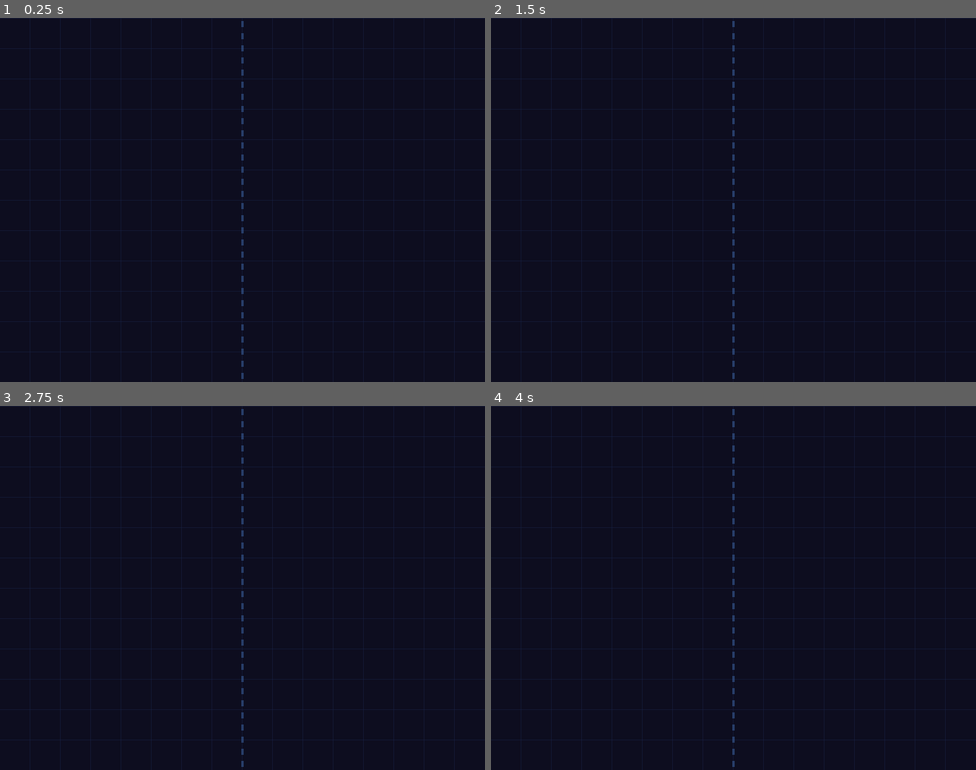
Above: before the commit, frames 1-4 (two rows, left to right).
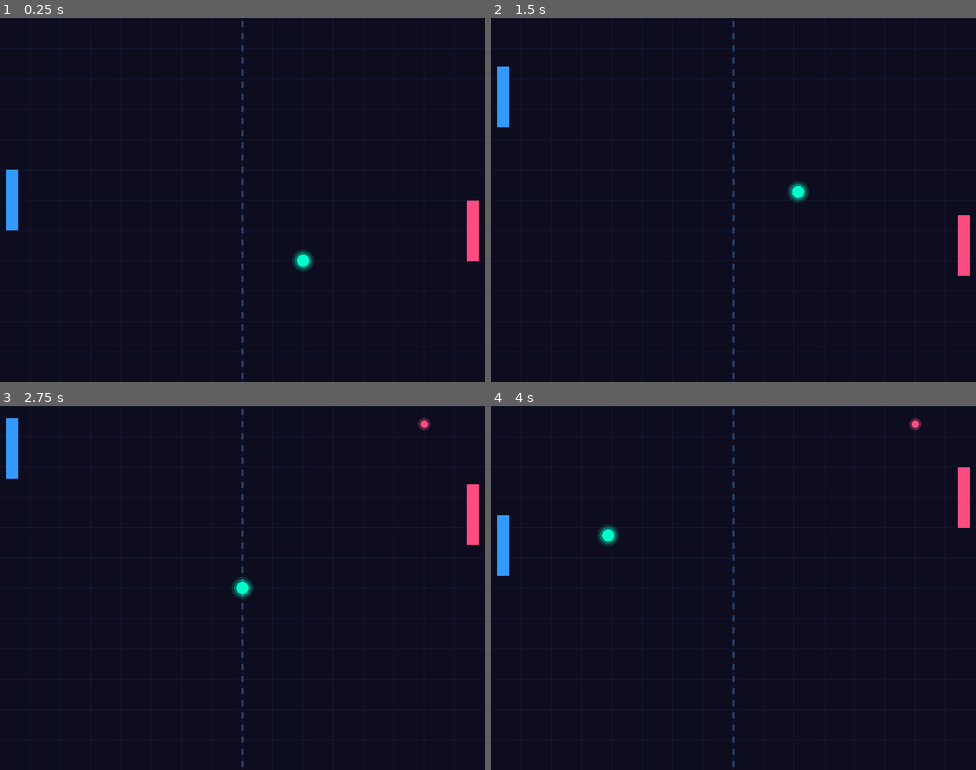
Above: after the commit, the same moments.

Repository: wenzy-tech/godot-pong
Game: Godot game, scene res://Main.tscn
Same seed, same stepped clock (60 frames per second), same inputs: the game is played once before the commit and once after it.
Inputs:
- Up to frame 1 (0.25 s): no input
- Up to frame 2 (1.5 s): tap Enter (ui_accept) at 0.5, 1.35 s; hold W (move_up) 0.53-1.28 s; hold Enter (ui_accept) 0.53-1.28 s; hold S (move_down) from 1.28 s (still down)
- Up to frame 3 (2.75 s): tap Enter (ui_accept) at 1.52, 1.82 s; release S (move_down) at 2.03 s; hold W (move_up) from 2.03 s (still down); hold Enter (ui_accept) from 2.03 s (still down)
- Up to frame 4 (4 s): release Enter (ui_accept) at 2.78 s; tap Enter (ui_accept) at 2.85, 3.02, 3.32 s; release W (move_up) at 3.53 s; hold S (move_down) from 3.53 s (still down); hold Enter (ui_accept) from 3.53 s (still down)

The runs differ from the first frame. In frame 1, 1.0% of the frame differs, in the area x 1-99%, y 41-70%; in frame 2, 1.0%; in frame 3, 1.1%, in the area x 1-99%, y 3-53%; in frame 4, 1.1%.
Error before the commit: Invalid set index 'size' (on base: 'DynamicFontData') with value of type 'int'. (res://Main.gd:78)
Error after the commit: Invalid set index 'size' (on base: 'DynamicFontData') with value of type 'int'. (res://Main.gd:65)

Commit message:
V25: Revert to working V15 code with Godot 4 build system

Diff:
--- a/Main.gd
+++ b/Main.gd
@@ -34,24 +34,13 @@
 var shake_offset_x = 0.0
 var shake_offset_y = 0.0
 
-# Particles
-var hit_particles_pos_x = []
-var hit_particles_pos_y = []
-var hit_particles_vel_x = []
-var hit_particles_vel_y = []
-var hit_particles_life = []
-var hit_particles_color_r = []
-var hit_particles_color_g = []
-var hit_particles_color_b = []
-var MAX_PARTICLES = 50
-
 onready var hit_sound = $hit_sound
 onready var score_sound = $score_sound
 onready var powerup_sound = $powerup_sound
 onready var wall_sound = $wall_sound
 
-onready var winner_label = $WinnerLabel
-onready var restart_label = $RestartLabel
+onready var winner_label = get_node("WinnerLabel")
+onready var restart_label = get_node("RestartLabel")
 
 var _custom_font = null
 
@@ -68,54 +57,19 @@
 const COLOR_POWERUP_BIG = Color(1.0, 1.0, 0.2)
 
 func _ready():
-	if winner_label:
-		winner_label.visible = false
-	if restart_label:
-		restart_label.visible = false
-
-	var fd = DynamicFontData.new()
-	fd.font_path = "res://font.ttf"
-	fd.size = 24
+	winner_label.visible = false
+	restart_label.visible = false
+
+	var font_data = DynamicFontData.new()
+	font_data.font_path = "res://font.ttf"
+	font_data.size = 24
 	_custom_font = DynamicFont.new()
-	_custom_font.font_data = fd
-
-	for i in range(MAX_PARTICLES):
-		hit_particles_pos_x.append(0.0)
-		hit_particles_pos_y.append(0.0)
-		hit_particles_vel_x.append(0.0)
-		hit_particles_vel_y.append(0.0)
-		hit_particles_life.append(0.0)
-		hit_particles_color_r.append(1.0)
-		hit_particles_color_g.append(1.0)
-		hit_particles_color_b.append(1.0)
-
-func spawn_hit_particles(x, y, r, g, b):
-	var slot = -1
-	for i in range(MAX_PARTICLES):
-		if hit_particles_life[i] <= 0:
-			slot = i
-			break
-	if slot < 0:
-		slot = 0
-	var angle = randf() * 2.0 * PI
-	var speed = 100.0 + randf() * 150.0
-	hit_particles_pos_x[slot] = x
-	hit_particles_pos_y[slot] = y
-	hit_particles_vel_x[slot] = cos(angle) * speed
-	hit_particles_vel_y[slot] = sin(angle) * speed
-	hit_particles_life[slot] = 0.3 + randf() * 0.2
-	hit_particles_color_r[slot] = r
-	hit_particles_color_g[slot] = g
-	hit_particles_color_b[slot] = b
-
-func update_particles(delta):
-	for i in range(MAX_PARTICLES):
-		if hit_particles_life[i] > 0:
-			hit_particles_pos_x[i] += hit_particles_vel_x[i] * delta
-			hit_particles_pos_y[i] += hit_particles_vel_y[i] * delta
-			hit_particles_life[i] -= delta
+	_custom_font.font_data = font_data
+	_custom_font.use_filter = true
+	print("DEBUG V15: _ready done")
 
 func _process(delta):
+	# Screen shake decay
 	if shake_amount > 0:
 		shake_amount *= 0.85
 		if shake_amount < 0.5:
@@ -123,16 +77,13 @@
 			shake_offset_x = 0
 			shake_offset_y = 0
 		else:
-			shake_offset_x = randf() * shake_amount * 2.0 - shake_amount
-			shake_offset_y = randf() * shake_amount * 2.0 - shake_amount
+			shake_offset_x = rand_range(-1, 1) * shake_amount
+			shake_offset_y = rand_range(-1, 1) * shake_amount
 
 	if game_over:
-		if winner_label:
-			winner_label.visible = true
-		if restart_label:
-			restart_label.visible = true
-		if winner_label:
-			winner_label.text = winner
+		winner_label.visible = true
+		restart_label.visible = true
+		winner_label.text = winner
 		if Input.is_action_pressed("ui_accept"):
 			restart_game()
 		update()
@@ -149,29 +100,26 @@
 	if ball_position.y < ball_radius or ball_position.y > 600 - ball_radius:
 		wall_sound.play()
 		ball_velocity.y = -ball_velocity.y
-		spawn_hit_particles(ball_position.x, ball_position.y, 0.0, 0.8, 0.6)
 
 	if ball_position.x < ball_radius:
-		score2 += get_score_points(pad1_combo)
+		var pts = get_score_points(pad1_combo)
+		score2 += pts
 		combo_display = pad1_combo
 		pad1_combo = 0
 		pad2_combo = 0
 		score_sound.play()
 		shake_amount = 8.0
-		for i in range(8):
-			spawn_hit_particles(ball_position.x, ball_position.y, 1.0, 0.3, 0.5)
 		check_win()
 		reset_ball()
 
 	if ball_position.x > 800 - ball_radius:
-		score1 += get_score_points(pad2_combo)
+		var pts = get_score_points(pad2_combo)
+		score1 += pts
 		combo_display = pad2_combo
 		pad1_combo = 0
 		pad2_combo = 0
 		score_sound.play()
 		shake_amount = 8.0
-		for i in range(8):
-			spawn_hit_particles(ball_position.x, ball_position.y, 0.2, 0.6, 1.0)
 		check_win()
 		reset_ball()
 
@@ -188,8 +136,6 @@
 		combo_timer = 0.0
 		hit_sound.play()
 		shake_amount = 4.0
-		for i in range(4):
-			spawn_hit_particles(ball_position.x, ball_position.y, 0.2, 0.6, 1.0)
 
 	if ball_position.x > 750 and abs(ball_position.y - pad2_pos.y) < pad2_height * 0.5:
 		ball_velocity.x = -abs(ball_velocity.x)
@@ -198,8 +144,6 @@
 		combo_timer = 0.0
 		hit_sound.play()
 		shake_amount = 4.0
-		for i in range(4):
-			spawn_hit_particles(ball_position.x, ball_position.y, 1.0, 0.3, 0.5)
 
 	powerup_spawn_timer += delta
 	if powerup_spawn_timer >= powerup_spawn_interval:
@@ -241,7 +185,6 @@
 				ball_radius = 18.0
 			powerup_active = false
 
-	update_particles(delta)
 	update()
 
 func get_score_points(combo):
@@ -255,13 +198,11 @@
 	if score1 >= 11:
 		winner = "Left Player Wins!"
 		game_over = true
-		if winner_label:
-			winner_label.text = winner
+		winner_label.text = winner
 	elif score2 >= 11:
 		winner = "Right Player Wins!"
 		game_over = true
-		if winner_label:
-			winner_label.text = winner
+		winner_label.text = winner
 
 func restart_game():
 	score1 = 0
@@ -280,12 +221,8 @@
 	shake_amount = 0
 	shake_offset_x = 0
 	shake_offset_y = 0
-	for i in range(MAX_PARTICLES):
-		hit_particles_life[i] = 0.0
-	if winner_label:
-		winner_label.visible = false
-	if restart_label:
-		restart_label.visible = false
+	winner_label.visible = false
+	restart_label.visible = false
 	reset_ball()
 
 func reset_ball():
@@ -306,37 +243,39 @@
 	return COLOR_POWERUP_BIG
 
 func _draw():
+	# Offset for screen shake
 	var ox = shake_offset_x
 	var oy = shake_offset_y
 
+	# Background - dark blue/purple gradient
 	draw_rect(Rect2(0, 0, 800, 600), Color(0.05, 0.05, 0.12))
 
+	# Grid lines
 	for x in range(0, 800, 50):
 		draw_line(Vector2(x, 0), Vector2(x, 600), Color(0.1, 0.15, 0.3, 0.5), 1.0)
 	for y in range(0, 600, 50):
 		draw_line(Vector2(0, y), Vector2(800, y), Color(0.1, 0.15, 0.3, 0.5), 1.0)
 
+	# Center line
 	for i in range(0, 600, 20):
 		draw_rect(Rect2(398, i + 5, 4, 10), Color(0.3, 0.5, 0.8, 0.4))
 
-	for i in range(MAX_PARTICLES):
-		if hit_particles_life[i] > 0:
-			var alpha = hit_particles_life[i] / 0.5
-			var sz = 4.0 * alpha
-			var px = hit_particles_pos_x[i] + ox
-			var py = hit_particles_pos_y[i] + oy
-			draw_circle(Vector2(px, py), sz, Color(hit_particles_color_r[i], hit_particles_color_g[i], hit_particles_color_b[i], alpha))
-
+	# Ball glow (outer)
 	draw_circle(Vector2(ball_position.x + ox, ball_position.y + oy), ball_radius * 1.8, Color(0.0, 0.8, 0.6, 0.2))
+	# Ball glow (inner)
 	draw_circle(Vector2(ball_position.x + ox, ball_position.y + oy), ball_radius * 1.4, Color(0.0, 1.0, 0.8, 0.3))
+	# Ball core
 	draw_circle(Vector2(ball_position.x + ox, ball_position.y + oy), ball_radius, COLOR_BALL)
 
+	# Left paddle with glow
 	draw_rect(Rect2(10 + ox, pad1_pos.y - pad1_height * 0.5 + oy, pad_width, pad1_height), Color(COLOR_PAD1.r, COLOR_PAD1.g, COLOR_PAD1.b, 0.35), true, 6)
 	draw_rect(Rect2(10 + ox, pad1_pos.y - pad1_height * 0.5 + oy, pad_width, pad1_height), COLOR_PAD1)
 
+	# Right paddle with glow
 	draw_rect(Rect2(770 + ox, pad2_pos.y - pad2_height * 0.5 + oy, pad_width, pad2_height), Color(COLOR_PAD2.r, COLOR_PAD2.g, COLOR_PAD2.b, 0.35), true, 6)
 	draw_rect(Rect2(770 + ox, pad2_pos.y - pad2_height * 0.5 + oy, pad_width, pad2_height), COLOR_PAD2)
 
+	# Score dots with glow
 	for i in range(score1):
 		draw_circle(Vector2(100 + i * 25 + ox, 30 + oy), 10, Color(COLOR_PAD1.r, COLOR_PAD1.g, COLOR_PAD1.b, 0.3))
 		draw_circle(Vector2(100 + i * 25 + ox, 30 + oy), 6, COLOR_PAD1)
@@ -344,6 +283,7 @@
 		draw_circle(Vector2(700 - i * 25 + ox, 30 + oy), 10, Color(COLOR_PAD2.r, COLOR_PAD2.g, COLOR_PAD2.b, 0.3))
 		draw_circle(Vector2(700 - i * 25 + ox, 30 + oy), 6, COLOR_PAD2)
 
+	# Combo display
 	if combo_display > 1 and _custom_font != null:
 		var pts = get_score_points(combo_display)
 		var txt = "x" + str(combo_display)
@@ -351,6 +291,7 @@
 			txt = txt + " [" + str(pts) + " PTS]"
 		draw_string(_custom_font, Vector2(310 + ox, 570 + oy), txt, COLOR_COMBO)
 
+	# Power-up if active
 	if powerup_active and _custom_font != null:
 		var col = get_powerup_color()
 		draw_circle(Vector2(powerup_position.x + ox, powerup_position.y + oy), powerup_radius * 1.5 * powerup_pulse, Color(col.r, col.g, col.b, 0.3))
@@ -372,6 +313,7 @@
 		draw_rect(Rect2(powerup_position.x - 25 + ox, powerup_position.y + 20 + oy, 50, 4), Color(0.2, 0.2, 0.2, 0.8))
 		draw_rect(Rect2(powerup_position.x - 25 + ox, powerup_position.y + 20 + oy, bar_w, 4), Color(0, 1, 0.4))
 
+	# Game over overlay
 	if game_over:
 		draw_rect(Rect2(150 + ox, 150 + oy, 500, 300), Color(0, 0, 0, 0.85))
 		draw_rect(Rect2(150 + ox, 150 + oy, 500, 300), Color(1, 0.84, 0), false, 3)
--- a/project.godot
+++ b/project.godot
@@ -1,11 +1,3 @@
-; Engine configuration file.
-; It's best edited using the editor UI and not directly,
-; since the parameters that go here are not all obvious.
-;
-; Format:
-;   [section] ; section goes between []
-;   param=value ; assign values to parameters
-
 config_version=4
 
 [application]
@@ -16,6 +8,7 @@
 [display]
 
 window/size/width=800
+window/size/height=600
 window/stretch/mode="2d"
 window/stretch/aspect="keep"
 
@@ -23,16 +16,20 @@
 
 move_up={
 "deadzone": 0.5,
-"events": [ Object(InputEventKey,"resource_local_to_scene":false,"resource_name":"","device":0,"alt":false,"shift":false,"control":false,"meta":false,"command":false,"pressed":false,"scancode":87,"physical_scancode":0,"unicode":0,"echo":false,"script":null)
-, Object(InputEventKey,"resource_local_to_scene":false,"resource_name":"","device":0,"alt":false,"shift":false,"control":false,"meta":false,"command":false,"pressed":false,"scancode":16777232,"physical_scancode":0,"unicode":0,"echo":false,"script":null)
- ]
+"events": [ Object(InputEventKey,"resource_local_to_scene":false,"resource_name":"","device":0,"alt":false,"shift":false,"control":false,"meta":false,"command":false,"pressed":false,"scancode":87,"unicode":0,"echo":false,"script":null)
+, Object(InputEventKey,"resource_local_to_scene":false,"resource_name":"","device":0,"alt":false,"shift":false,"control":false,"meta":false,"command":false,"pressed":false,"scancode":16777232,"unicode":0,"echo":false,"script":null)
+]
 }
 move_down={
 "deadzone": 0.5,
-"events": [ Object(InputEventKey,"resource_local_to_scene":false,"resource_name":"","device":0,"alt":false,"shift":false,"control":false,"meta":false,"command":false,"pressed":false,"scancode":83,"physical_scancode":0,"unicode":0,"echo":false,"script":null)
-, Object(InputEventKey,"resource_local_to_scene":false,"resource_name":"","device":0,"alt":false,"shift":false,"control":false,"meta":false,"command":false,"pressed":false,"scancode":16777234,"physical_scancode":0,"unicode":0,"echo":false,"script":null)
- ]
+"events": [ Object(InputEventKey,"resource_local_to_scene":false,"resource_name":"","device":0,"alt":false,"shift":false,"control":false,"meta":false,"command":false,"pressed":false,"scancode":83,"unicode":0,"echo":false,"script":null)
+, Object(InputEventKey,"resource_local_to_scene":false,"resource_name":"","device":0,"alt":false,"shift":false,"control":false,"meta":false,"command":false,"pressed":false,"scancode":16777234,"unicode":0,"echo":false,"script":null)
+]
 }
+
+[physics]
+
+common/physics_fps=60
 
 [rendering]
 
Not shown, changed: export_presets.cfg
